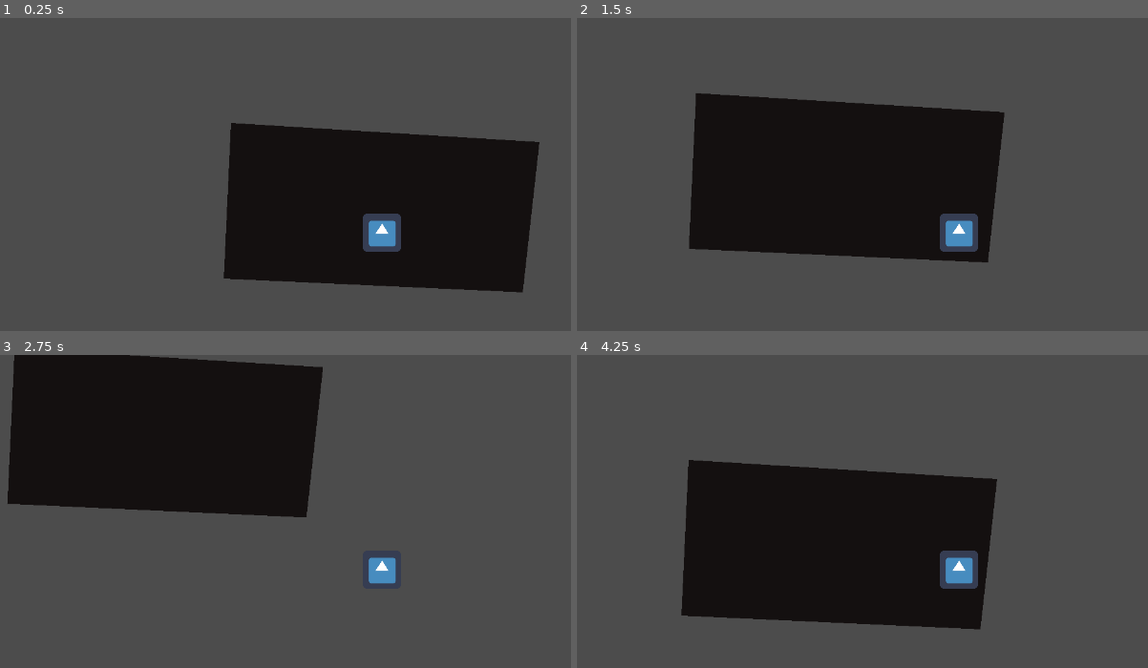
Above: before the commit, frames 1-4 (two rows, left to right).
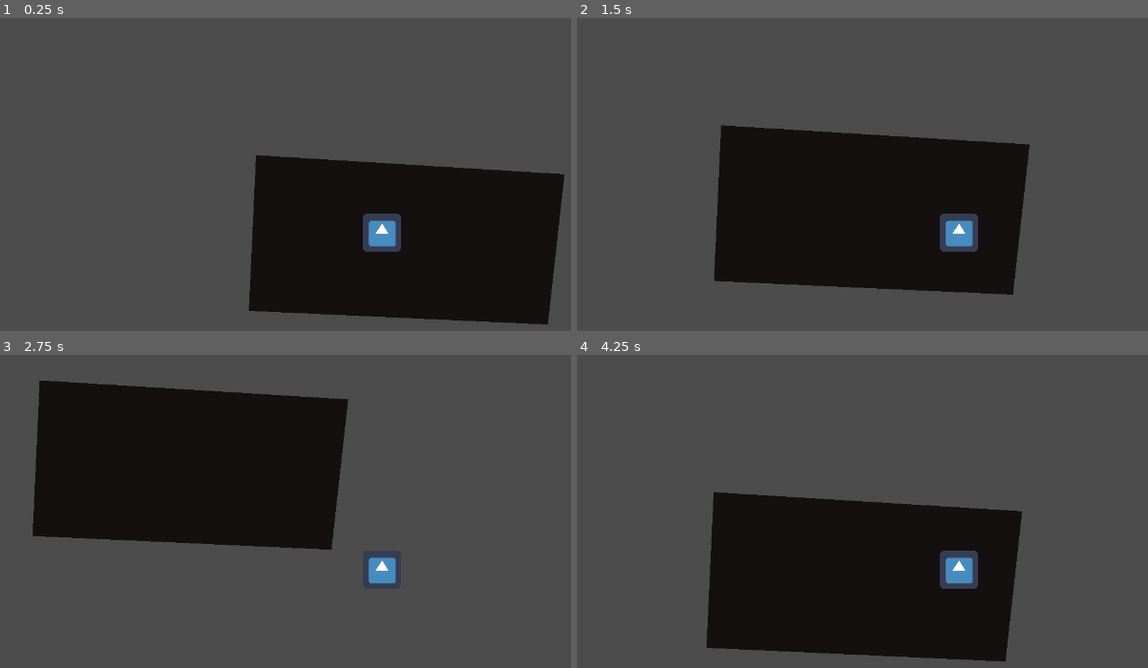
Above: after the commit, the same moments.

Repository: AlixBarreaux/game-jam-found-relic
Game: Godot game, scene res://Scenes/Levels/Level2.tscn
Same seed, same stepped clock (60 frames per second), same inputs: the game is played once before the commit and once after it. Before the commit the project starts from res://Scenes/Levels/Level1.tscn. The engine's default icon, where the game draws it, is replaced by a stand-in: a white triangle on a blue panel in a dark square.
Inputs:
- Up to frame 1 (0.25 s): no input
- Up to frame 2 (1.5 s): tap Enter at 0.5 s; hold D (move_right) 0.53-1.28 s; tap E (interact) at 0.6, 1.35 s; hold S (move_down) from 1.28 s (still down)
- Up to frame 3 (2.75 s): release S (move_down) at 2.03 s; hold D (move_right) from 2.03 s (still down); tap E (interact) at 2.1 s
- Up to frame 4 (4.25 s): release D (move_right) at 2.78 s; hold Z (move_up) 2.78-3.53 s; tap E (interact) at 2.85, 3.6 s; hold Q (move_left) from 3.53 s (still down)

The runs differ from the first frame. In frame 1, 14% of the frame differs, in the area x 39-99%, y 33-98%; in frame 2, 14%, in the area x 19-80%, y 24-89%; in frame 3, 14%; in frame 4, 14%.
Error before the commit: Invalid get index 'name' (on base: 'null instance'). (res://interact_raycast_2d.gd:18)

Commit message:
Make the Plate and NoteBlock extend from SequenceOrderInteractable and setup some rules to interact with a raycast and / or a PhysicsBody2D (Hero)

Diff:
--- a/Hero.tscn
+++ b/Hero.tscn
@@ -9,6 +9,7 @@
 extents = Vector2( 32, 32 )
 
 [node name="Hero" type="KinematicBody2D"]
+collision_mask = 4
 script = ExtResource( 2 )
 
 [node name="Sprite" type="Sprite" parent="."]
--- a/InteractRayCast2D.tscn
+++ b/InteractRayCast2D.tscn
@@ -4,6 +4,7 @@
 
 [node name="InteractRayCast2D" type="RayCast2D"]
 enabled = true
+collision_mask = 2
 collide_with_areas = true
 collide_with_bodies = false
 script = ExtResource( 1 )
--- a/NoteBlock.tscn
+++ b/NoteBlock.tscn
@@ -3,11 +3,3 @@
 [ext_resource path="res://SequenceOrderInteractable.tscn" type="PackedScene" id=1]
 
 [node name="NoteBlock" instance=ExtResource( 1 )]
-
-[node name="Area2D" parent="." index="1"]
-collision_layer = 2
-collision_mask = 3
-
-[connection signal="area_entered" from="Area2D" to="." method="_on_Area2D_area_entered"]
-[connection signal="body_entered" from="Area2D" to="." method="_on_Area2D_body_entered"]
-[connection signal="body_shape_entered" from="Area2D" to="." method="_on_Area2D_body_shape_entered"]
--- a/Plate.tscn
+++ b/Plate.tscn
@@ -4,4 +4,8 @@
 
 [node name="Plate" instance=ExtResource( 1 )]
 
-[connection signal="body_entered" from="Area2D" to="." method="_on_interacted"]
+[node name="InteractionReceiverArea2D" parent="." index="1"]
+collision_mask = 3
+can_receive_interaction_from_raycast = false
+
+[connection signal="body_entered" from="InteractionReceiverArea2D" to="InteractionReceiverArea2D" method="_on_InteractionReceiverArea2D_body_entered"]
--- a/Scenes/Levels/Level2.tscn
+++ b/Scenes/Levels/Level2.tscn
@@ -1,10 +1,13 @@
-[gd_scene load_steps=3 format=2]
+[gd_scene load_steps=4 format=2]
 
 [ext_resource path="res://Scenes/Levels/Level.tscn" type="PackedScene" id=1]
 [ext_resource path="res://NoteBlock.tscn" type="PackedScene" id=2]
+[ext_resource path="res://Plate.tscn" type="PackedScene" id=3]
 
 [node name="Level2" instance=ExtResource( 1 )]
 
 [node name="NoteBlock" parent="." index="2" instance=ExtResource( 2 )]
 position = Vector2( 175, 79 )
-collision_shape_2d_node_path = NodePath("Area2D/CollisionShape2D")
+
+[node name="Plate" parent="." index="3" instance=ExtResource( 3 )]
+position = Vector2( 81, 80 )
--- a/SequenceOrderInteractable.tscn
+++ b/SequenceOrderInteractable.tscn
@@ -8,7 +8,6 @@
 
 [node name="SequenceOrderInteractable" type="Node2D"]
 script = ExtResource( 1 )
-collision_shape_2d_node_path = NodePath("InteractionReceiverArea2D/CollisionShape2D")
 
 [node name="Sprite" type="Sprite" parent="."]
 
--- a/interact_raycast_2d.gd
+++ b/interact_raycast_2d.gd
@@ -15,5 +15,5 @@
 
 func _unhandled_input(event: InputEvent) -> void:
 	if Input.is_action_just_pressed("interact"):
-		print(get_collider().name)
-		get_collider()._receive_interaction()
+		if get_collider() != null and get_collider().can_receive_interaction_from_raycast:
+			get_collider()._receive_interaction()
--- a/interaction_receiver_area2d.gd
+++ b/interaction_receiver_area2d.gd
@@ -3,6 +3,8 @@
 
 
 # ----------------- DECLARE VARIABLES -----------------
+
+export var can_receive_interaction_from_raycast: bool = true
 
 signal interaction_received
 
@@ -15,3 +17,7 @@
 func _receive_interaction() -> void:
 	self.emit_signal("interaction_received")
 	return
+
+
+func _on_InteractionReceiverArea2D_body_entered(_body: PhysicsBody2D) -> void:
+	self._receive_interaction()
--- a/project.godot
+++ b/project.godot
@@ -57,7 +57,7 @@
 [application]
 
 config/name="Game-jam-found-relic"
-run/main_scene="res://Scenes/Levels/Level1.tscn"
+run/main_scene="res://Scenes/Levels/Level2.tscn"
 config/icon="res://Miscellaneous/icon.png"
 config/version="0.1"
 
--- a/sequence_order_interactable.gd
+++ b/sequence_order_interactable.gd
@@ -7,12 +7,10 @@
 
 var order_id: int = 0
 
-# Node Paths
-export var collision_shape_2d_node_path: NodePath = ""
 
 # Node References
 onready var plates_manager: Node2D = self.get_parent()
-onready var collision_shape_2d: CollisionShape2D = self.get_node(collision_shape_2d_node_path)
+onready var collision_shape_2d: CollisionShape2D = $InteractionReceiverArea2D/CollisionShape2D
 
 
 # Signals
@@ -23,18 +21,11 @@
 
 
 func _ready() -> void:
-	self.initialize_asserts()
 	self.initialize_signals()
 	return
 
 
 # ----------------- DECLARE FUNCTIONS -----------------
-
-
-func initialize_asserts() -> void:
-	if collision_shape_2d_node_path == "":
-		printerr("The path to the collision shape / polygon 2D is missing!")
-	return
 
 
 func initialize_signals() -> void:
